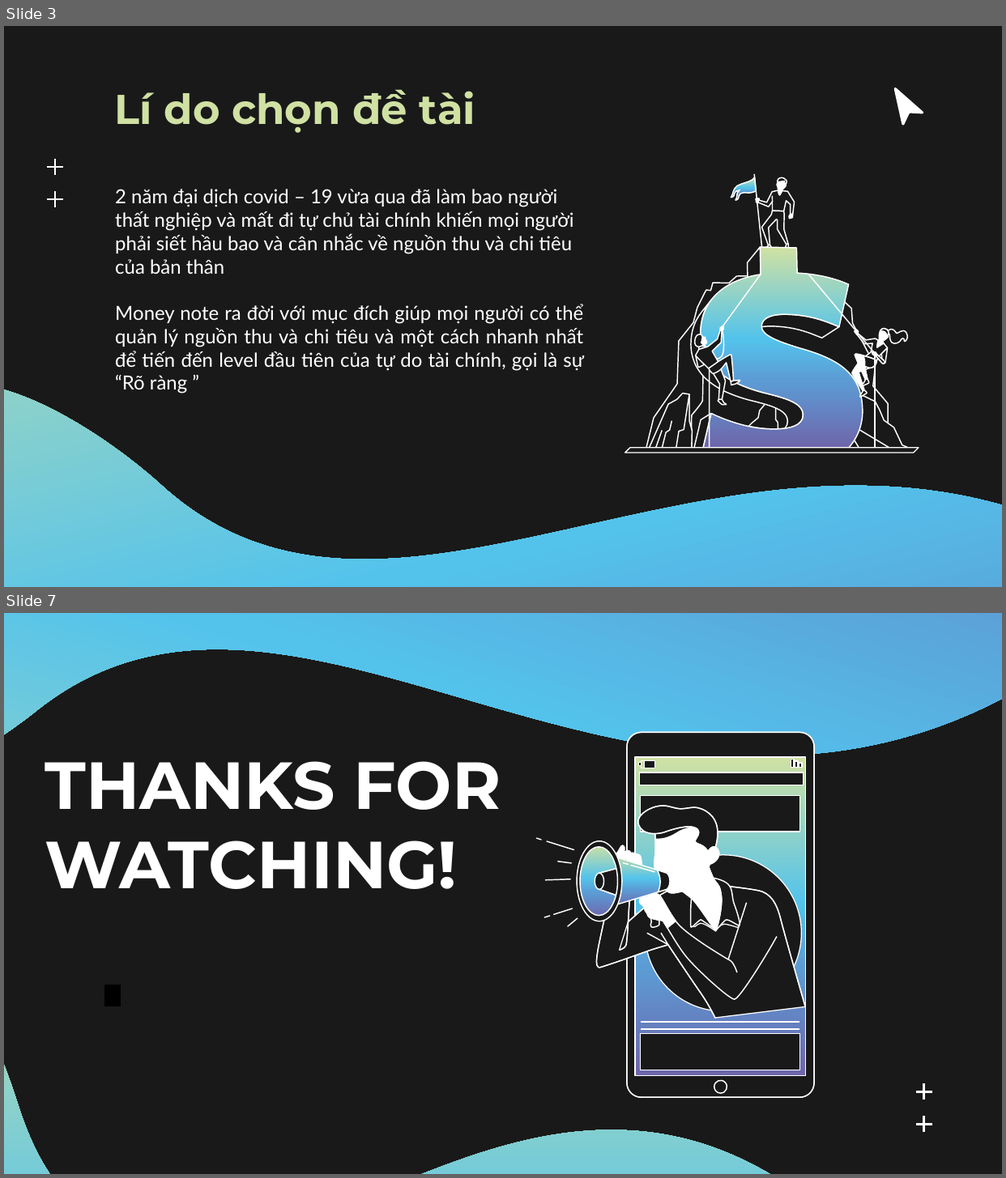
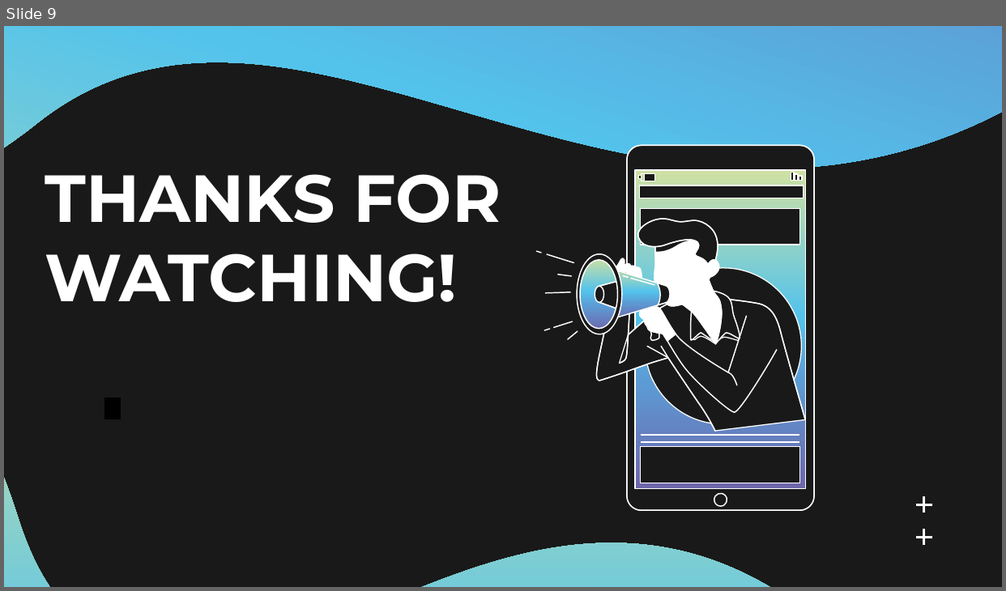
Before and after one commit to GD-Class-2/SaveMoneyTime, a slide deck: Báo cáo và Slide/slide-app-android-save-money.pptx. Shown one above the other, each under a label of ours: slides 3 and 7 before the commit, slide 9 after it; the slides between them are not shown. The pictures are 1006x1178 and 1006x591 pixels, drawn with LibreOffice and Linux fonts; fonts in the diff are those of the drawing. Boxes give left, top, right and bottom in pixels: in the first picture for what was removed or moved away, otherwise in the second. Text is boxed around its words. In the diff, an @@ line names an element or a change of style, - is before the commit and + after.

```diff
--- a/Báo cáo và Slide/slide-app-android-save-money.pptx
+++ b/Báo cáo và Slide/slide-app-android-save-money.pptx
@@ slide 3 removed at box(4, 26, 1002, 587), background #191919 @@
@@ title removed at box(115, 89, 475, 133) @@
-Lí do chọn đề tài
@@ freeform shape removed at box(894, 88, 924, 126) @@
@@ freeform shape removed at box(4, 133, 1002, 587) @@
@@ subtitle removed at box(115, 189, 584, 394) @@
-2 năm đại dịch covid – 19 vừa qua đã làm bao người thất nghiệp và mất đi tự chủ tài chính khiến mọi người phải siết hầu bao và cân nhắc về nguồn thu và chi tiêu của bản thân
-Money note ra đời với mục đích giúp mọi người có thể quản lý nguồn thu và chi tiêu và một cách nhanh nhất để tiến đến level đầu tiên của tự do tài chính, gọi là sự “Rõ ràng ”
@@ group removed at box(47, 159, 63, 207): 4 freeform shapes @@
@@ group removed at box(625, 175, 918, 587): 86 freeform shapes @@
@@ what was slide 7 is now slide 9 @@
```
Also in this commit, not shown: 2 slides changed, 6 slides added, 3 other slides removed, 1 other file.
